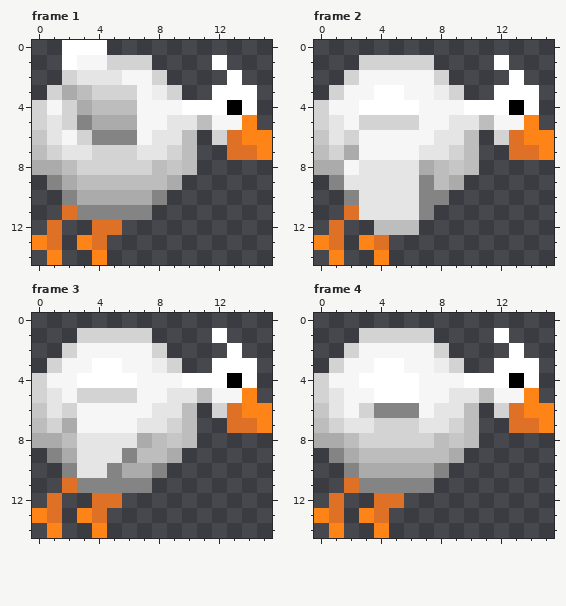
Animated GIF sprite -- data/Games/2/duck.gif. The picture above was drawn from the file before the commit.
The file is 16x15 pixels, 5 frames. Colours within 5 levels of each other are drawn and written as one. Shown: frame 1, frame 2, frame 3, frame 4. The commit also changed other frames, which this record leaves out.
After the commit:
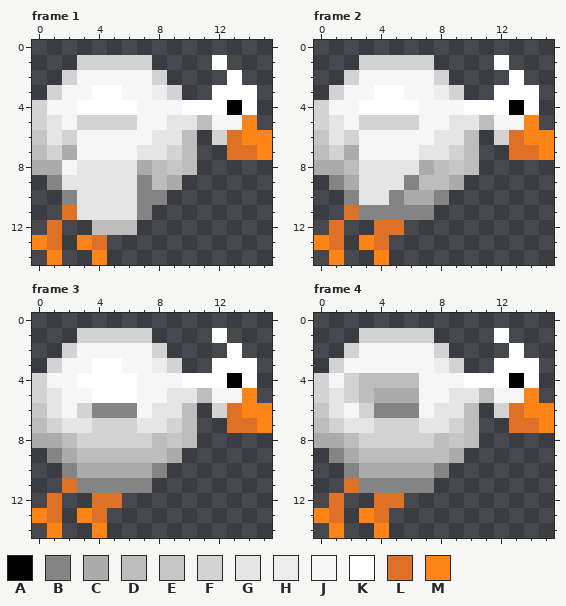
Palette (. is transparent): A #000000  B #848484  C #ababab  D #bdbdbd  E #c6c6c6  F #d3d3d3  G #e5e5e5  H #ededed  J #f6f6f6  K #ffffff  L #df7126  M #ff8418
Edits made:
Frame 1:
The author changed colour C to colour B in row 10 at x 7.
The author changed colour D to colour B in row 9 at x 7.
The author changed colour F to colour C in row 8 at x 7.
The author changed colour G to colour C in row 7 at x 2.
Colour D now appears in row 12 at x 6.
The author changed colour L to colour D in row 12 at x 4 to 5.
The author changed colour B to colour F in row 5 at x 3.
The author changed colour C to colour F in row 5 at x 4 to 6.
The author changed colour J to colour F in row 1 at x 3 to 4; in row 6 at x 2.
The author changed colour B to colour G in row 11 at x 3 to 6.
The author changed colour C to colour G in row 9 at x 2; in row 10 at x 3 to 6.
The author changed colour D to colour G in row 9 at x 3 to 6.
The author changed colour F to colour G in row 8 at x 3 to 6.
The author changed colour B to colour J in row 6 at x 4 to 6.
The author changed colour C to colour J in row 3 at x 2.
The author changed colour D to colour J in row 3 at x 3; in row 8 at x 2.
The author changed colour F to colour J in row 3 at x 6; in rows 4 to 5 at x 2; in row 6 at x 3; in row 7 at x 4 to 6.
The author changed colour G to colour J in row 2 at x 3 to 5; in row 7 at x 3.
The author changed colour C to colour K in row 4 at x 3.
The author changed colour D to colour K in row 4 at x 4 to 6.
The author changed colour F to colour K in row 3 at x 4 to 5.
The edit erases colour K in row 0 at x 2 to 4; in row 1 at x 2.
Frame 2:
The author changed colour G to colour B in row 9 at x 6; in row 10 at x 5; in row 11 at x 3 to 6.
The author changed colour B to colour C in row 10 at x 7.
The author changed colour G to colour C in row 9 at x 2; in row 10 at x 6.
The author changed colour B to colour D in row 9 at x 7.
The author changed colour J to colour D in row 8 at x 2.
The author changed colour D to colour L in row 12 at x 4 to 5.
The edit erases colour D in row 12 at x 6.
Frame 3:
The author changed colour J to colour B in row 6 at x 4 to 6.
The author changed colour B to colour C in row 10 at x 5.
The author changed colour G to colour C in row 10 at x 3 to 4.
The author changed colour B to colour D in row 9 at x 6.
The author changed colour G to colour D in row 9 at x 3 to 5.
The author changed colour C to colour F in row 8 at x 7.
The author changed colour G to colour F in row 8 at x 3 to 6.
The author changed colour J to colour F in row 6 at x 3; in row 7 at x 4 to 6.
The author changed colour C to colour G in row 7 at x 2.
The author changed colour J to colour G in row 7 at x 3.
The author changed colour F to colour J in row 5 at x 3; in row 6 at x 2.
The author changed colour F to colour K in row 5 at x 4 to 6.
Frame 4:
The author changed colour K to colour C in row 5 at x 4 to 6.
The author changed colour J to colour D in row 5 at x 3.
The author changed colour K to colour D in row 4 at x 3 to 6.
The author changed colour J to colour F in rows 4 to 5 at x 2.
The author changed colour K to colour J in row 3 at x 4 to 5.
